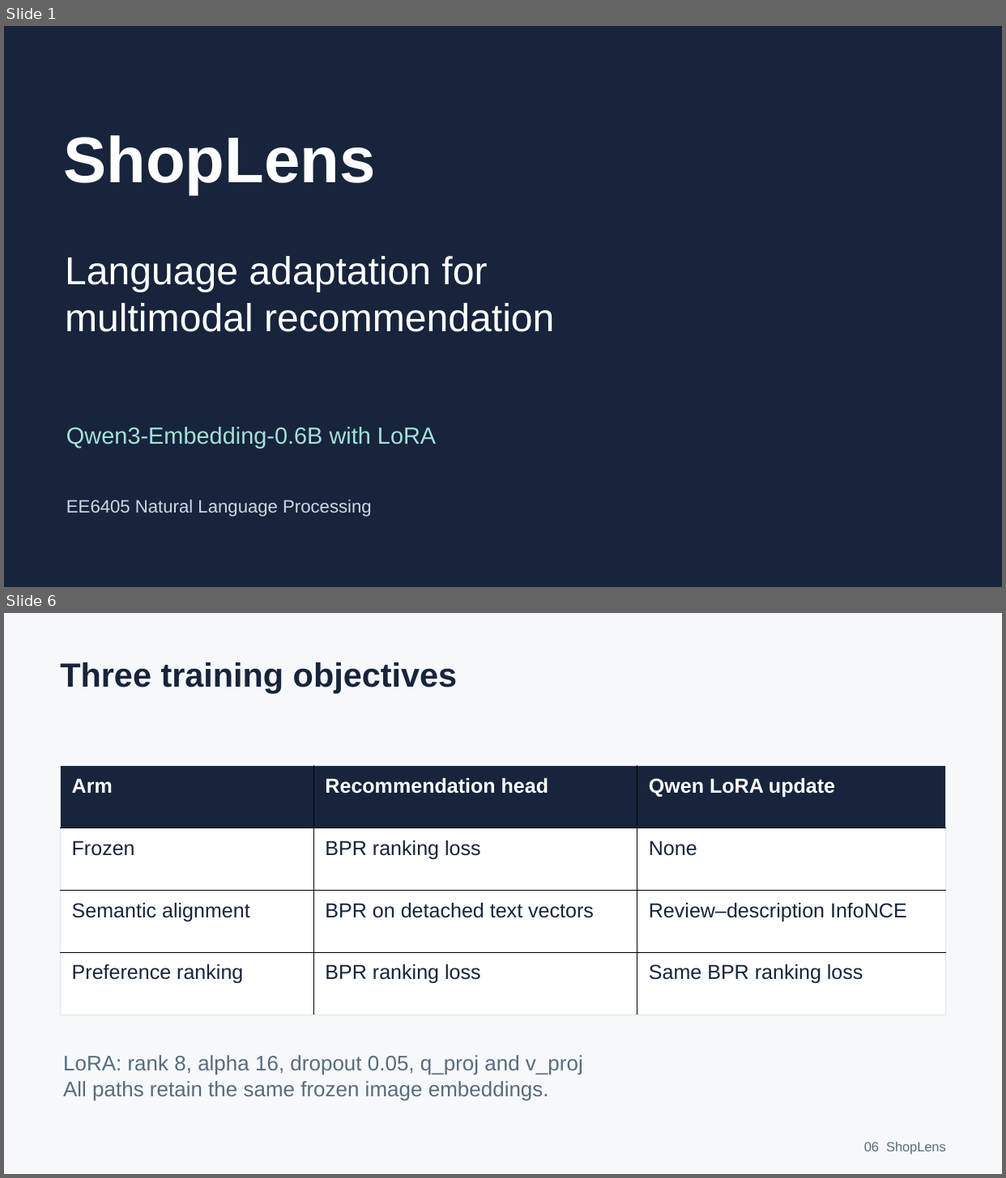
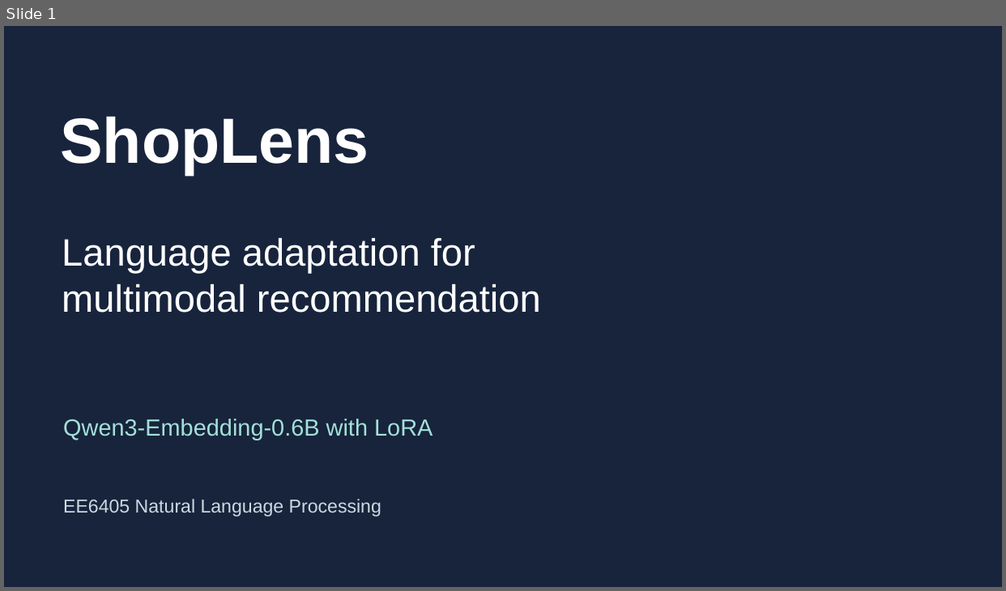
Before and after one commit to cjk041212/ShopLens, a slide deck: submission/ShopLens_Qwen_presentation.pptx. Shown one above the other, each under a label of ours: slides 1 and 6 before the commit, slide 1 after it; the slides between them are not shown. The pictures are 1006x1178 and 1006x591 pixels, drawn with LibreOffice and Linux fonts; fonts in the diff are those of the drawing. Boxes give left, top, right and bottom in pixels: in the first picture for what was removed or moved away, otherwise in the second. Text is boxed around its words. In the diff, an @@ line names an element or a change of style, - is before the commit and + after.

```diff
--- a/submission/ShopLens_Qwen_presentation.pptx
+++ b/submission/ShopLens_Qwen_presentation.pptx
@@ slide 6 removed at box(4, 613, 1002, 1174), background #F6F8FC @@
@@ text removed at box(60, 662, 457, 693) @@
-Three training objectives
@@ table removed at box(60, 766, 946, 1015), 4 rows, 3 columns @@
-Arm | Recommendation head | Qwen LoRA update
-Frozen | BPR ranking loss | None
-Semantic alignment | BPR on detached text vectors | Review–description InfoNCE
-Preference ranking | BPR ranking loss | Same BPR ranking loss
@@ text removed at box(63, 1055, 583, 1101) @@
-LoRA: rank 8, alpha 16, dropout 0.05, q_proj and v_proj
-All paths retain the same frozen image embeddings.
@@ text removed at box(864, 1142, 946, 1154) @@
-06 ShopLens
@@ slide 1 changed as well @@
@@ text "ShopLens": place and size @@
-text "ShopLens" at box(63, 135, 376, 194)
+text "ShopLens" at box(60, 116, 368, 175)
@@ text "ShopLens" at box(60, 116, 368, 175): size 62.2 to 61.5 pt @@
@@ text "Language adaptation for": place and size @@
-text "Language adaptation for" at box(65, 256, 554, 332)
+text "Language adaptation for" at box(62, 238, 541, 313)
@@ text "Language adaptation for" at box(62, 238, 541, 313): size 37.5 to 36.8 pt @@
@@ text "Qwen3-Embedding-0.6B with LoRA": place and size @@
-text "Qwen3-Embedding-0.6B with LoRA" at box(66, 427, 436, 449)
+text "Qwen3-Embedding-0.6B with LoRA" at box(63, 419, 432, 440)
@@ text "EE6405 Natural Language Processing" at box(63, 499, 381, 517): size 17.2 to 18 pt @@
```
Also in this commit, not shown: 3 other slides changed, 22 slides added, 7 other slides removed, 2 other files.
